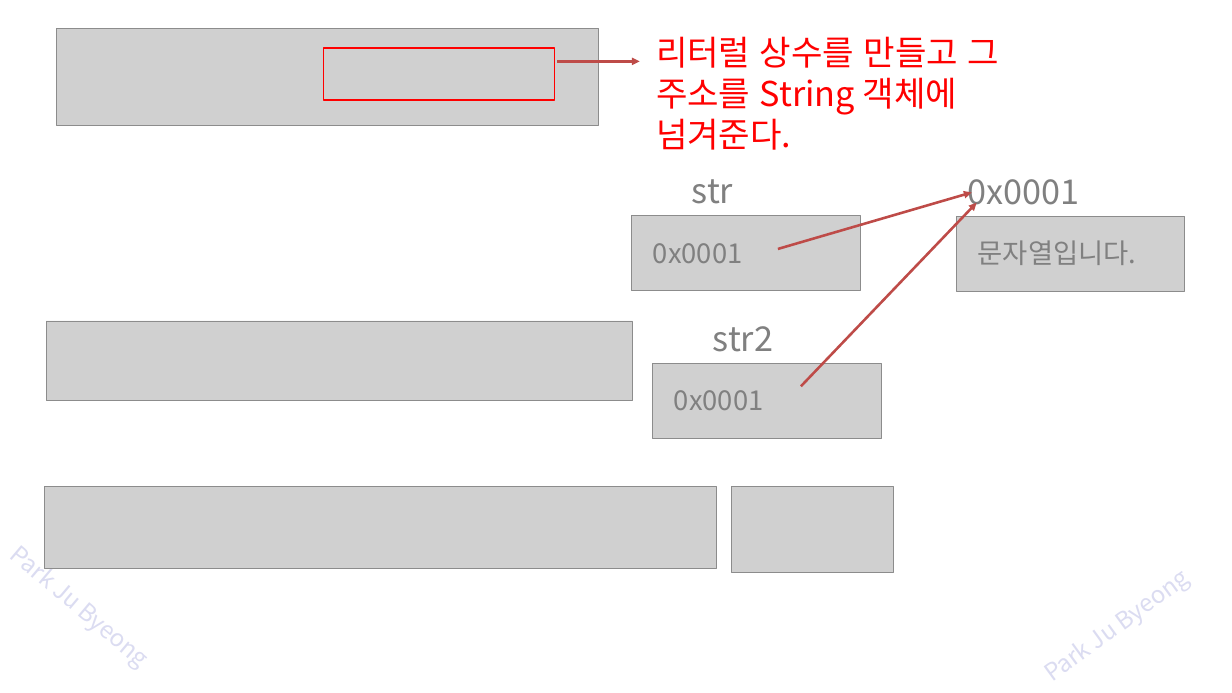
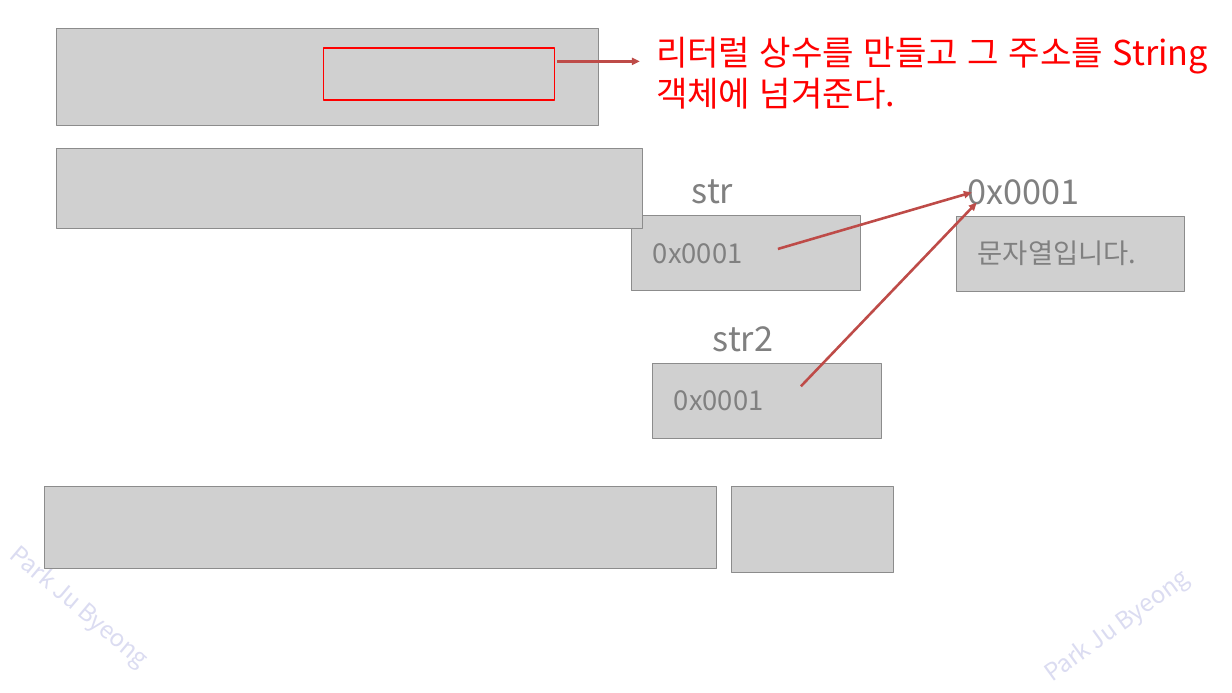
Before and after one commit to zest132/JavaLecture, a slide deck: slide 34 of JavaLecture/LectureFile/java 13강 기본클래스 및 제네릭 .pptx. Drawn at 1232x693 pixels with LibreOffice and Linux fonts; fonts in the diff are those of the drawing; grey boxes stand for pictures. Boxes give left, top, right and bottom in pixels: in the first picture for what was removed or moved away, otherwise in the second. Text is boxed around its words. In the diff, an @@ line names an element or a change of style, - is before the commit and + after.

```diff
--- a/JavaLecture/LectureFile/java 13강 기본클래스 및 제네릭 .pptx
+++ b/JavaLecture/LectureFile/java 13강 기본클래스 및 제네릭 .pptx
@@ text "리터럴 상수를 만들고 그 주소를 ..." rewrapped from [656,36,999,150] to [656,36,1208,109] @@
@@ picture: place and size @@
-picture at [46,321,633,400]
+picture at [57,148,643,228]
```
Also in this commit, not shown: 1 other slide changed, 42 other files.
